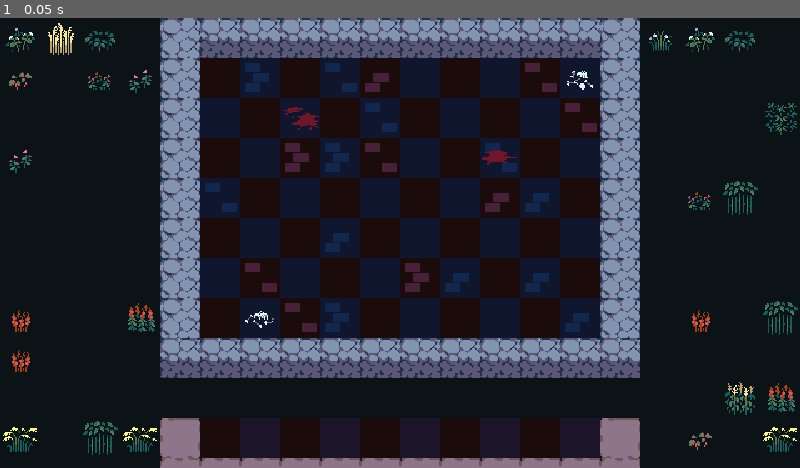
Above: before the commit, frame 1.
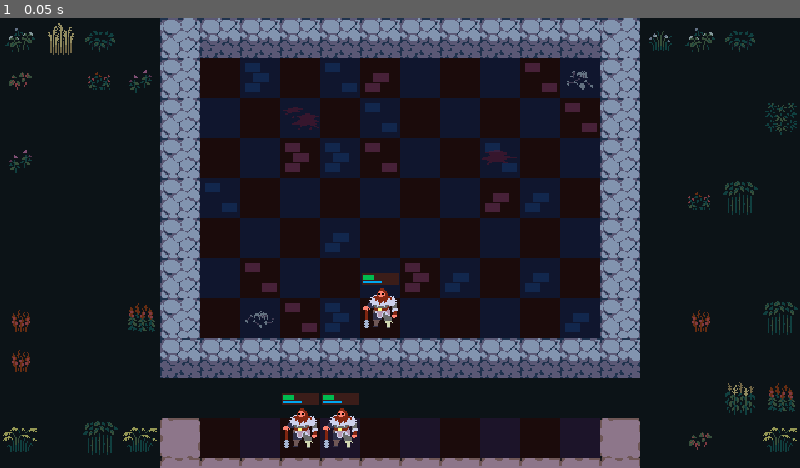
Above: after the commit, the same moment.

Repository: vikbro/AutoBattler-Tutorial
Game: Godot game, scene res://scenes/arena.tscn
Same seed, same stepped clock (60 frames per second), same inputs: the game is played once before the commit and once after it.
Inputs:
- Up to frame 1 (0.05 s): no input

The runs differ from the first frame. In frame 1, 2.9% of the frame differs, in the area x 0-100%, y 1-98%.

Commit message:
Finished episode 2

Diff:
--- /dev/null
+++ b/components/drag_and_drop.gd
@@ -0,0 +1,66 @@
+extends Node
+class_name DragAndDrop
+
+signal drag_canceled(starting_position)
+signal drag_started
+signal dropped(starting_position: Vector2)
+
+@export var enabled: bool = true
+@export var target: Area2D
+
+var starting_position: Vector2
+var offset:= Vector2.ZERO
+var dragging := false
+
+
+func _ready() -> void:
+	assert(target,"No Target set for DragAndDrop Component")
+	target.input_event.connect(_on_target_input_event.unbind(1))
+
+func _process(delta: float) -> void:
+	if dragging and target:
+		target.global_position = target.get_global_mouse_position() + offset
+
+#func _input(event: InputEvent) -> void:
+	#if dragging and target and event.is_action_pressed("cancel_drag"):
+		#_cancel_dragging()
+
+func _end_dragging() -> void:
+	dragging = false
+	target.remove_from_group("dragging")
+	target.z_index = 0
+
+
+func _cancel_dragging() -> void:
+	_end_dragging()
+	drag_canceled.emit(starting_position)
+
+func _start_dragging() -> void:
+	dragging = true
+	starting_position = target.global_position
+	target.add_to_group("dragging")
+	target.z_index = 99
+	offset = target.global_position - target.get_global_mouse_position()
+	drag_started.emit()
+
+
+func _drop() -> void:
+	_end_dragging()
+	dropped.emit(starting_position)
+
+
+func _on_target_input_event(_viewport: Node,event: InputEvent) -> void:
+	if not target:
+		return
+
+#	Help not overlap units
+	var dragging_object := get_tree().get_first_node_in_group("dragging")
+
+	if not dragging and dragging_object:
+		return
+	if dragging and event.is_action_pressed("cancel_drag"):
+		_cancel_dragging()
+	elif not dragging and event.is_action_pressed("select"):
+		_start_dragging()
+	elif dragging and event.is_action_released("select"):
+		_drop()
--- /dev/null
+++ b/data/units/Bjorn.tres
@@ -0,0 +1,11 @@
+[gd_resource type="Resource" script_class="UnitStats" load_steps=2 format=3 uid="uid://dnd8qfekyqkb2"]
+
+[ext_resource type="Script" uid="uid://bkflhkia6bx2p" path="res://data/units/unit_stats.gd" id="1_lphyh"]
+
+[resource]
+script = ExtResource("1_lphyh")
+name = "Bjorn"
+rarity = 0
+gold_cost = 1
+skin_coordinates = Vector2i(1, 3)
+metadata/_custom_type_script = "uid://bkflhkia6bx2p"
--- /dev/null
+++ b/data/units/unit_stats.gd
@@ -0,0 +1,23 @@
+extends Resource
+class_name UnitStats
+
+enum Rarity {COMMON,UNCOMMON,RARE,LEGENDARY}
+
+const RARITY_COLORS := {
+	Rarity.COMMON : Color.LIGHT_SLATE_GRAY,
+	Rarity.UNCOMMON : Color.FOREST_GREEN,
+	Rarity.RARE : Color.BLUE_VIOLET,
+	Rarity.LEGENDARY : Color.SANDY_BROWN
+}
+
+@export var name: String
+
+@export_category("Data")
+@export var rarity: Rarity
+@export var gold_cost:= 1
+
+@export_category("Visuals")
+@export var skin_coordinates: Vector2i
+
+func _to_string() -> String:
+	return name
--- a/project.godot
+++ b/project.godot
@@ -24,6 +24,19 @@
 window/stretch/mode="viewport"
 window/stretch/scale_mode="integer"
 
+[input]
+
+select={
+"deadzone": 0.2,
+"events": [Object(InputEventMouseButton,"resource_local_to_scene":false,"resource_name":"","device":-1,"window_id":0,"alt_pressed":false,"shift_pressed":false,"ctrl_pressed":false,"meta_pressed":false,"button_mask":1,"position":Vector2(154, 34),"global_position":Vector2(166, 94),"factor":1.0,"button_index":1,"canceled":false,"pressed":true,"double_click":false,"script":null)
+]
+}
+cancel_drag={
+"deadzone": 0.2,
+"events": [Object(InputEventMouseButton,"resource_local_to_scene":false,"resource_name":"","device":-1,"window_id":0,"alt_pressed":false,"shift_pressed":false,"ctrl_pressed":false,"meta_pressed":false,"button_mask":2,"position":Vector2(310, 14),"global_position":Vector2(322, 74),"factor":1.0,"button_index":2,"canceled":false,"pressed":true,"double_click":false,"script":null)
+]
+}
+
 [rendering]
 
 textures/canvas_textures/default_texture_filter=0
--- a/scenes/arena.tscn
+++ b/scenes/arena.tscn
@@ -1,7 +1,9 @@
-[gd_scene load_steps=6 format=4 uid="uid://o11akounviy8"]
+[gd_scene load_steps=8 format=4 uid="uid://o11akounviy8"]
 
 [ext_resource type="TileSet" uid="uid://cbm6vnm2nyikv" path="res://scenes/arena/tileset.tres" id="1_e05a3"]
+[ext_resource type="Script" uid="uid://dyj3jpvn1fkls" path="res://scenes/arena/arena.gd" id="1_olpmc"]
 [ext_resource type="Texture2D" uid="uid://mbxv0ayrsu3d" path="res://assets/sprites/star_particle.png" id="2_wl4x5"]
+[ext_resource type="PackedScene" uid="uid://dl4s3cbaibaw7" path="res://scenes/unit/unit.tscn" id="4_xdvfk"]
 
 [sub_resource type="Curve" id="Curve_olpmc"]
 _data = [Vector2(0.0531915, 0), 0.0, 0.0, 0, 0, Vector2(0.223404, 1), 0.0, 0.0, 0, 0, Vector2(0.82766, 1), 0.0, 0.0, 0, 0, Vector2(1, 0), 0.0, 0.0, 0, 0]
@@ -26,6 +28,7 @@
 color = Color(1, 1, 1, 0.631373)
 
 [node name="Arena" type="Node2D"]
+script = ExtResource("1_olpmc")
 metadata/_edit_lock_ = true
 
 [node name="Visuals" type="Node2D" parent="."]
@@ -37,6 +40,7 @@
 tile_set = ExtResource("1_e05a3")
 
 [node name="Props" type="TileMapLayer" parent="Visuals"]
+modulate = Color(1, 1, 1, 0.572549)
 tile_map_data = PackedByteArray("AAAAAAAAAAAAABMAAAABAAAAAAAHABMAAAACAAEAAAALABMAAAAAAAEAAAANABMAAAAAAAMAAAAPABMAAAAAAA …(384 unchanged characters)…
 tile_set = ExtResource("1_e05a3")
 
@@ -60,6 +64,7 @@
 metadata/_edit_group_ = true
 
 [node name="Decore" type="TileMapLayer" parent="GameArea"]
+modulate = Color(1, 1, 1, 0.4)
 tile_map_data = PackedByteArray("AAAHAAIAAAABABYAAAABAAYAAAAAABUAAAAJAAAAAAABABUAAAACAAEAAAAAABYAAAA=")
 tile_set = ExtResource("1_e05a3")
 
@@ -75,3 +80,12 @@
 
 [node name="Highlight" type="TileMapLayer" parent="Bench"]
 tile_set = ExtResource("1_e05a3")
+
+[node name="Unit" parent="." instance=ExtResource("4_xdvfk")]
+position = Vector2(224, 320)
+
+[node name="Unit2" parent="." instance=ExtResource("4_xdvfk")]
+position = Vector2(256, 320)
+
+[node name="Unit3" parent="." instance=ExtResource("4_xdvfk")]
+position = Vector2(288, 224)
--- /dev/null
+++ b/scenes/arena/arena.gd
@@ -0,0 +1,17 @@
+extends Node2D
+class_name Arena
+
+const CELL_SIZE := Vector2(32,32)
+const HALF_CELL_SIZE := Vector2(16,16)
+const QUARTER_CELL_SIZE := Vector2(8,8)
+
+
+
+# Called when the node enters the scene tree for the first time.
+func _ready() -> void:
+	pass # Replace with function body.
+
+
+# Called every frame. 'delta' is the elapsed time since the previous frame.
+func _process(delta: float) -> void:
+	pass
--- /dev/null
+++ b/scenes/unit/unit.gd
@@ -0,0 +1,23 @@
+@tool
+extends Area2D
+class_name Unit
+
+@export var stats: UnitStats : set = set_stats
+
+@onready var skin: Sprite2D = $Skin
+@onready var health_bar: ProgressBar = $HealthBar
+@onready var mana_bar: ProgressBar = $ManaBar
+
+func set_stats(value:UnitStats) -> void:
+	stats = value
+
+	if value == null:
+		return
+
+	if not is_node_ready():
+		await ready
+
+	skin.region_rect.position = Vector2(stats.skin_coordinates) * Arena.CELL_SIZE
+
+
+#func _ready() -> void:
--- /dev/null
+++ b/scenes/unit/unit.tscn
@@ -0,0 +1,70 @@
+[gd_scene load_steps=10 format=3 uid="uid://dl4s3cbaibaw7"]
+
+[ext_resource type="Texture2D" uid="uid://cx1ivjobggp8n" path="res://assets/sprites/rogues.png" id="1_fmv3f"]
+[ext_resource type="Script" uid="uid://b3xlqcd815fen" path="res://scenes/unit/unit.gd" id="1_fvc8g"]
+[ext_resource type="Resource" uid="uid://dnd8qfekyqkb2" path="res://data/units/Bjorn.tres" id="2_vh40f"]
+[ext_resource type="Script" uid="uid://crqcp3dcactvk" path="res://components/drag_and_drop.gd" id="4_bhlit"]
+
+[sub_resource type="RectangleShape2D" id="RectangleShape2D_fmv3f"]
+size = Vector2(36, 36)
+
+[sub_resource type="StyleBoxFlat" id="StyleBoxFlat_fmv3f"]
+bg_color = Color(0.231373, 0.113725, 0.0980392, 1)
+
+[sub_resource type="StyleBoxFlat" id="StyleBoxFlat_fvc8g"]
+bg_color = Color(0, 0.733333, 0.313726, 1)
+border_width_left = 1
+border_width_top = 1
+border_width_right = 1
+border_width_bottom = 1
+border_color = Color(0.231373, 0.113725, 0.0980392, 1)
+
+[sub_resource type="StyleBoxFlat" id="StyleBoxFlat_vh40f"]
+bg_color = Color(0.231373, 0.113725, 0.0980392, 1)
+
+[sub_resource type="StyleBoxFlat" id="StyleBoxFlat_bhlit"]
+bg_color = Color(0, 0.654902, 0.937255, 1)
+border_width_left = 1
+border_width_top = 1
+border_width_right = 1
+border_width_bottom = 1
+border_color = Color(0.231373, 0.113725, 0.0980392, 1)
+
+[node name="Unit" type="Area2D"]
+script = ExtResource("1_fvc8g")
+stats = ExtResource("2_vh40f")
+metadata/_edit_horizontal_guides_ = [-64.0]
+
+[node name="Skin" type="Sprite2D" parent="."]
+position = Vector2(16, 8)
+texture = ExtResource("1_fmv3f")
+region_enabled = true
+region_rect = Rect2(32, 96, 32, 32)
+
+[node name="CollisionShape2D" type="CollisionShape2D" parent="."]
+position = Vector2(16, 8)
+shape = SubResource("RectangleShape2D_fmv3f")
+
+[node name="HealthBar" type="ProgressBar" parent="."]
+offset_left = 1.0
+offset_top = -20.0
+offset_right = 31.0
+offset_bottom = -14.0
+theme_override_styles/background = SubResource("StyleBoxFlat_fmv3f")
+theme_override_styles/fill = SubResource("StyleBoxFlat_fvc8g")
+value = 33.82
+show_percentage = false
+
+[node name="ManaBar" type="ProgressBar" parent="."]
+offset_left = 1.0
+offset_top = -15.0
+offset_right = 31.0
+offset_bottom = -11.0
+theme_override_styles/background = SubResource("StyleBoxFlat_vh40f")
+theme_override_styles/fill = SubResource("StyleBoxFlat_bhlit")
+value = 51.9
+show_percentage = false
+
+[node name="DragAndDrop" type="Node" parent="." node_paths=PackedStringArray("target")]
+script = ExtResource("4_bhlit")
+target = NodePath("..")
Not shown, added: components/drag_and_drop.gd.uid
Not shown, added: data/units/unit_stats.gd.uid
Not shown, added: scenes/arena/arena.gd.uid
Not shown, added: scenes/unit/unit.gd.uid
